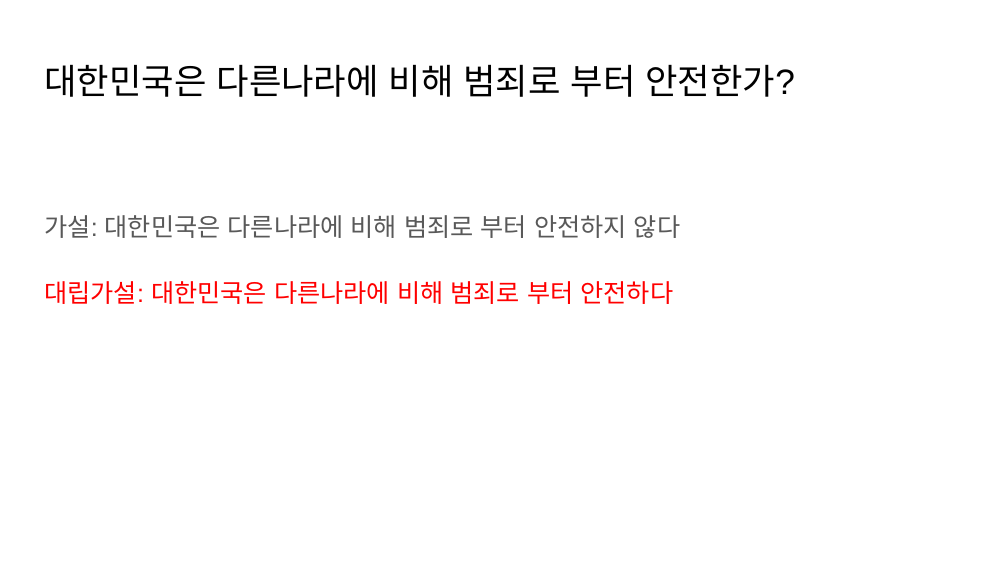
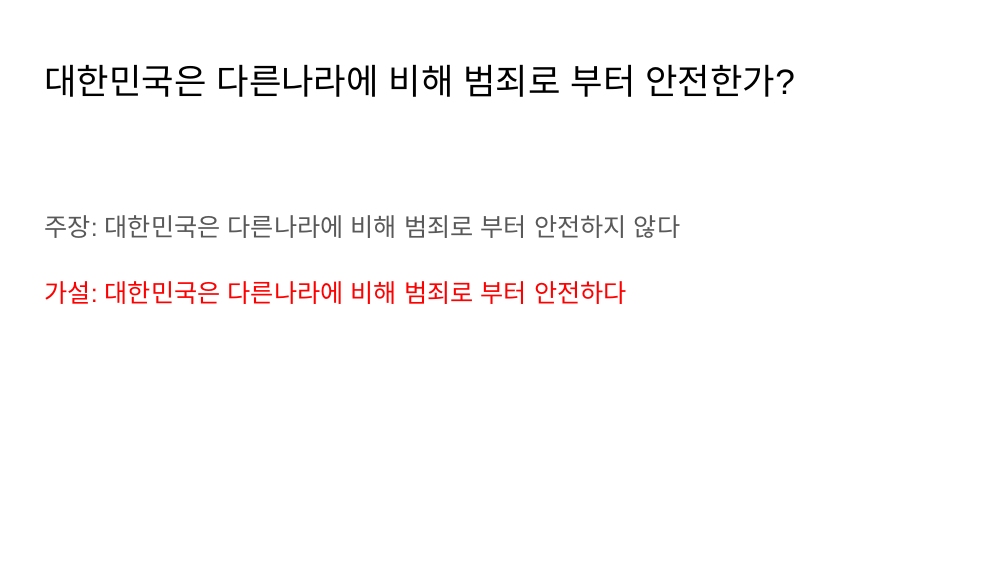
Before and after one commit to nickMingi/CrimeRateByCountry2024, a slide deck: slide 6 of [2조]데이터분석_프로젝트_범죄.pptx (slide 5 before the commit). Drawn at 1008x567 pixels with LibreOffice and Linux fonts; fonts in the diff are those of the drawing. Boxes give left, top, right and bottom in pixels: in the first picture for what was removed or moved away, otherwise in the second. Text is boxed around its words. In the diff, an @@ line names an element or a change of style, - is before the commit and + after.

```diff
--- a/[2조]데이터분석_프로젝트_범죄.pptx
+++ b/[2조]데이터분석_프로젝트_범죄.pptx
@@ text at box(44, 215, 680, 238): text changed @@
-가설: 대한민국은 다른나라에 비해 범죄로 부터 안전하지 않다
+주장: 대한민국은 다른나라에 비해 범죄로 부터 안전하지 않다
@@ text at box(44, 281, 627, 304): text changed @@
-대립가설: 대한민국은 다른나라에 비해 범죄로 부터 안전하다
+가설: 대한민국은 다른나라에 비해 범죄로 부터 안전하다
```
Also in this commit, not shown: 2 other slides changed, 3 slides added.
